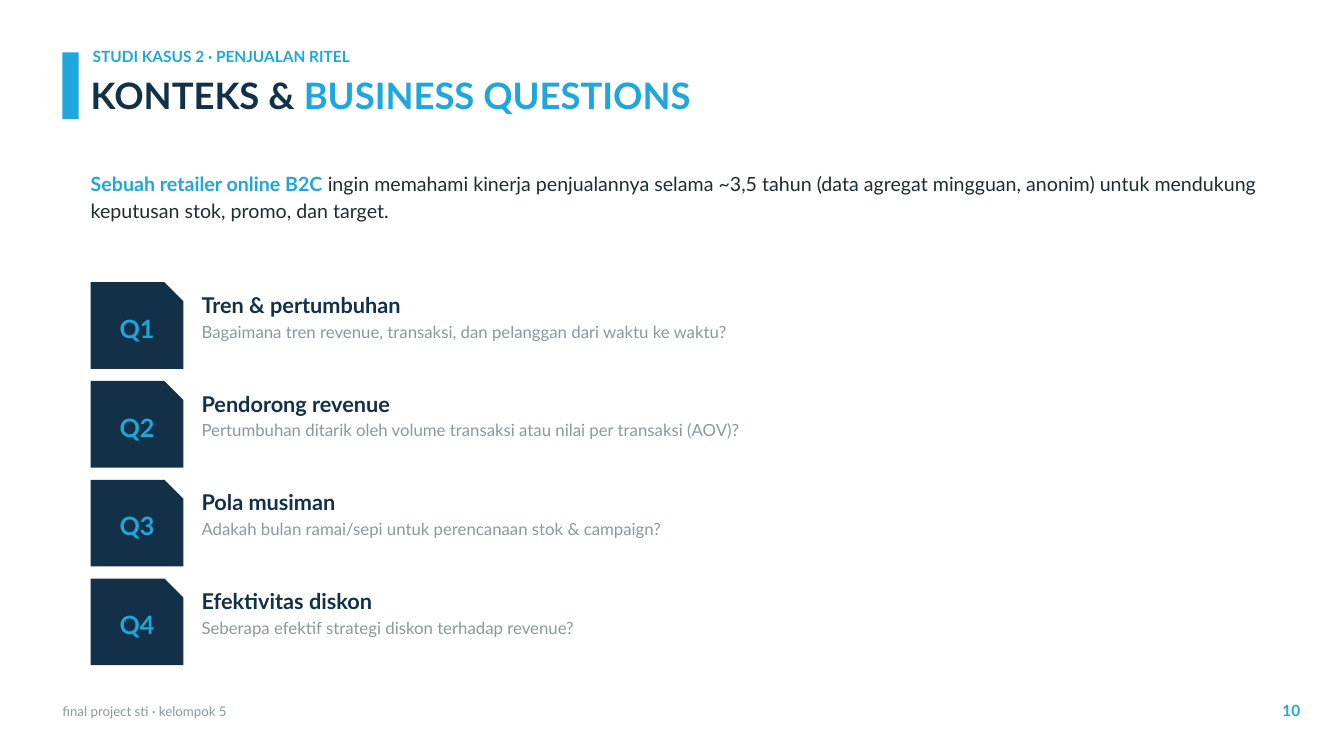
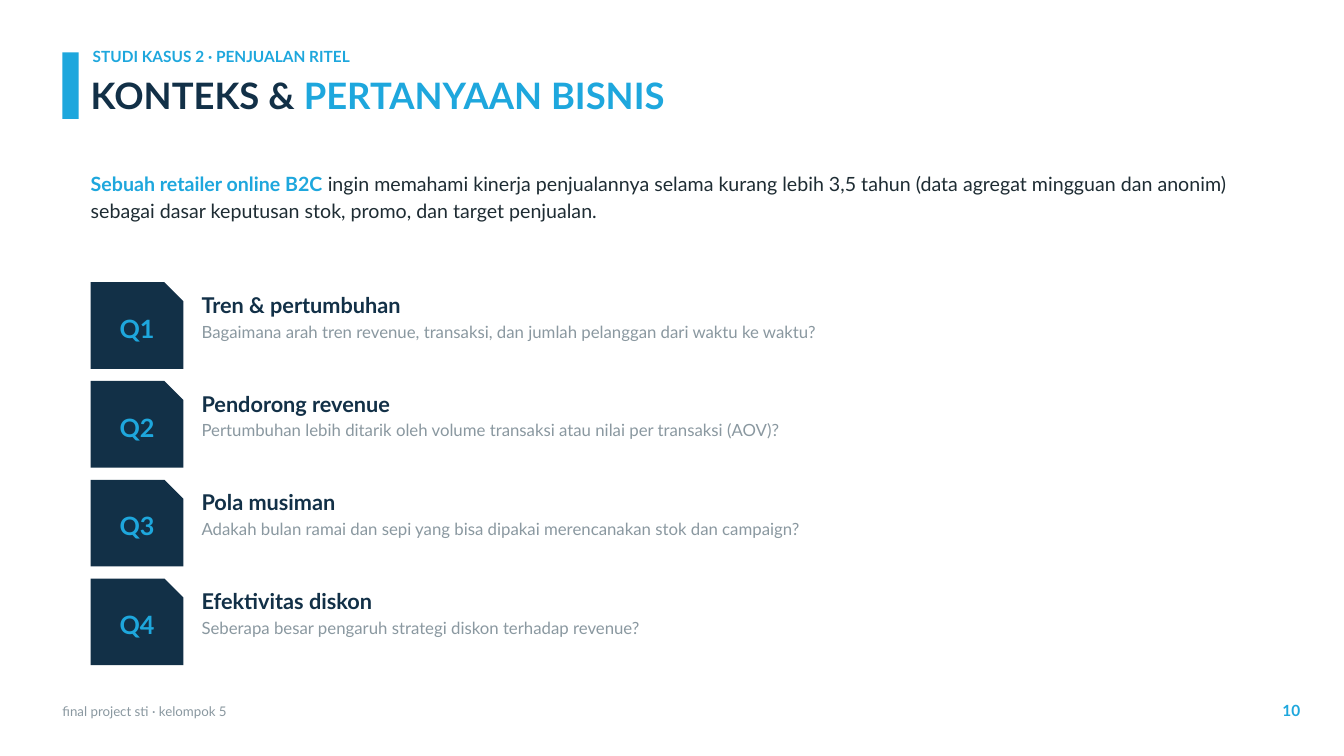
Before and after one commit to sianida26/sti-final-project-kel5, a slide deck: slide 10 of Final-Project-STI-Kel5-Presentation.pptx. Drawn at 1344x756 pixels with LibreOffice and Linux fonts; fonts in the diff are those of the drawing; background and template pictures are left out. Boxes give left, top, right and bottom in pixels: in the first picture for what was removed or moved away, otherwise in the second. Text is boxed around its words. In the diff, an @@ line names an element or a change of style, - is before the commit and + after.

```diff
--- a/Final-Project-STI-Kel5-Presentation.pptx
+++ b/Final-Project-STI-Kel5-Presentation.pptx
@@ text at [91,82,665,110]: text changed @@
-KONTEKS & BUSINESS QUESTIONS
+KONTEKS & PERTANYAAN BISNIS
@@ text at [91,176,1227,222]: text changed @@
-Sebuah retailer online B2C ingin memahami kinerja penjualannya selama ~3,5 tahun (data agregat mingguan, anonim) untuk mendukung keputusan stok, promo, dan target.
+Sebuah retailer online B2C ingin memahami kinerja penjualannya selama kurang lebih 3,5 tahun (data agregat mingguan dan anonim) sebagai dasar keputusan stok, promo, dan target penjualan.
@@ text at [202,325,816,341]: text changed @@
-Bagaimana tren revenue, transaksi, dan pelanggan dari waktu ke waktu?
+Bagaimana arah tren revenue, transaksi, dan jumlah pelanggan dari waktu ke waktu?
@@ text at [202,423,779,439]: text changed @@
-Pertumbuhan ditarik oleh volume transaksi atau nilai per transaksi (AOV)?
+Pertumbuhan lebih ditarik oleh volume transaksi atau nilai per transaksi (AOV)?
@@ text at [202,522,799,538]: text changed @@
-Adakah bulan ramai/sepi untuk perencanaan stok & campaign?
+Adakah bulan ramai dan sepi yang bisa dipakai merencanakan stok dan campaign?
@@ text at [202,621,639,637]: text changed @@
-Seberapa efektif strategi diskon terhadap revenue?
+Seberapa besar pengaruh strategi diskon terhadap revenue?
```
Also in this commit, not shown: 12 other slides changed, 3 other files.
